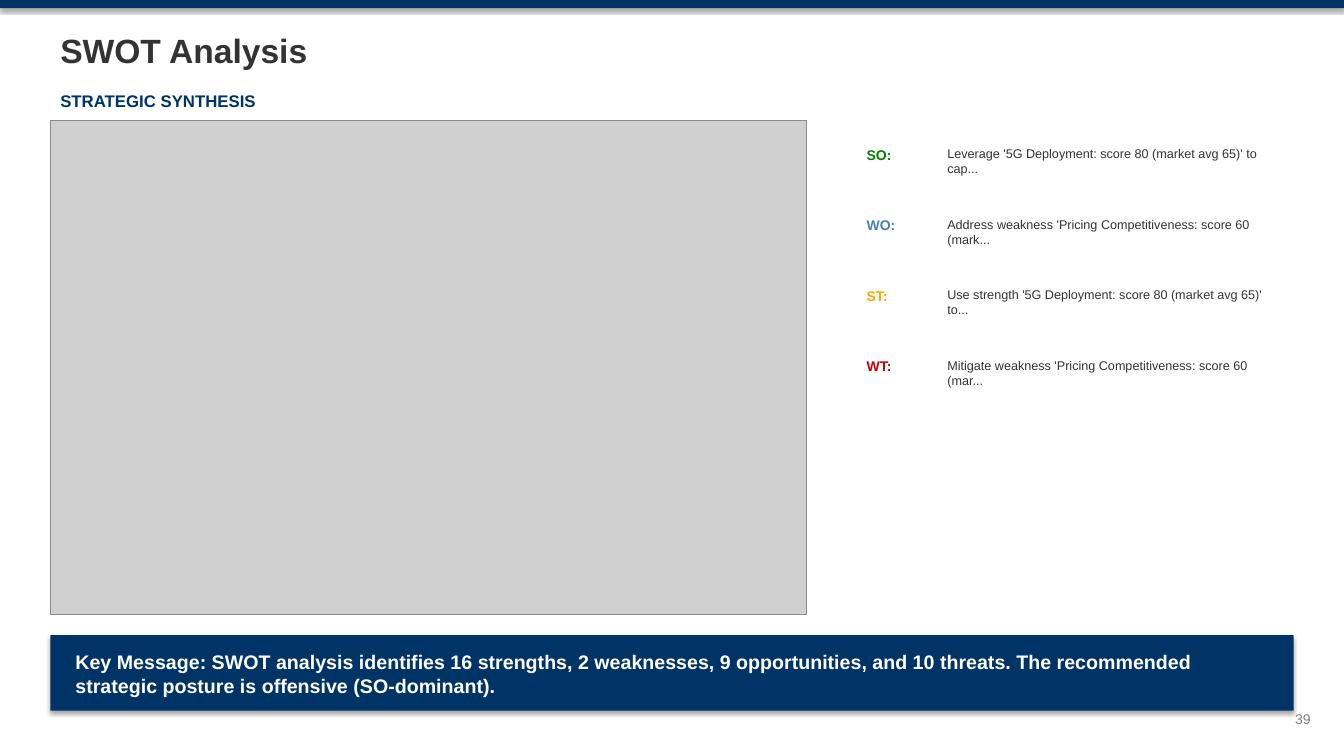
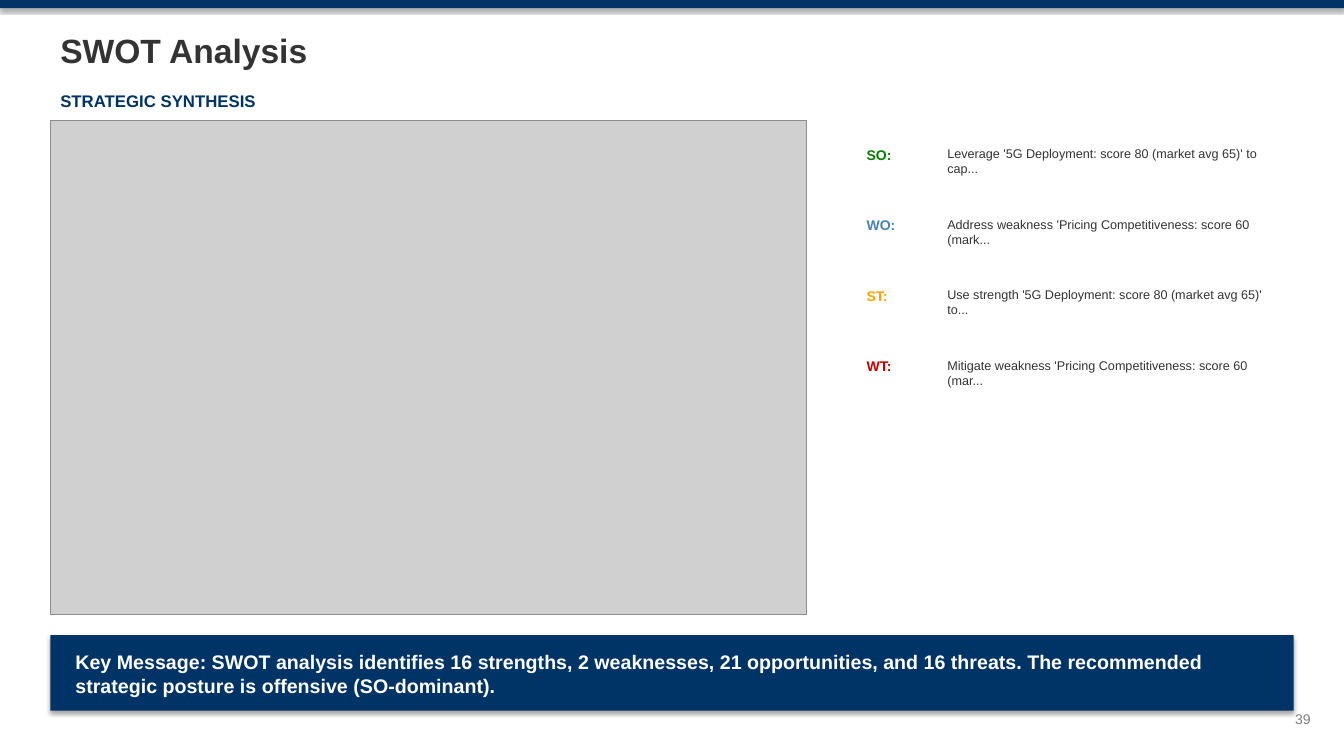
Before and after one commit to mypinseeker/BLM-Financial-Report-Analysis, a slide deck: slide 39 of reports/chile/entel_cl/CQ4_2025/blm_entel_cl_analysis_cq4_2025.pptx. Drawn at 1344x756 pixels with LibreOffice and Linux fonts; fonts in the diff are those of the drawing; grey boxes stand for pictures. Boxes give left, top, right and bottom in pixels: in the first picture for what was removed or moved away, otherwise in the second. Text is boxed around its words. In the diff, an @@ line names an element or a change of style, - is before the commit and + after.

```diff
--- a/reports/chile/entel_cl/CQ4_2025/blm_entel_cl_analysis_cq4_2025.pptx
+++ b/reports/chile/entel_cl/CQ4_2025/blm_entel_cl_analysis_cq4_2025.pptx
@@ text at <box>75,654,1202,697</box>: text changed @@
-Key Message: SWOT analysis identifies 16 strengths, 2 weaknesses, 9 opportunities, and 10 threats. The recommended strategic posture is offensive (SO-dominant).
+Key Message: SWOT analysis identifies 16 strengths, 2 weaknesses, 21 opportunities, and 16 threats. The recommended strategic posture is offensive (SO-dominant).
```
Also in this commit, not shown: 8 other slides changed, 9 other files.
